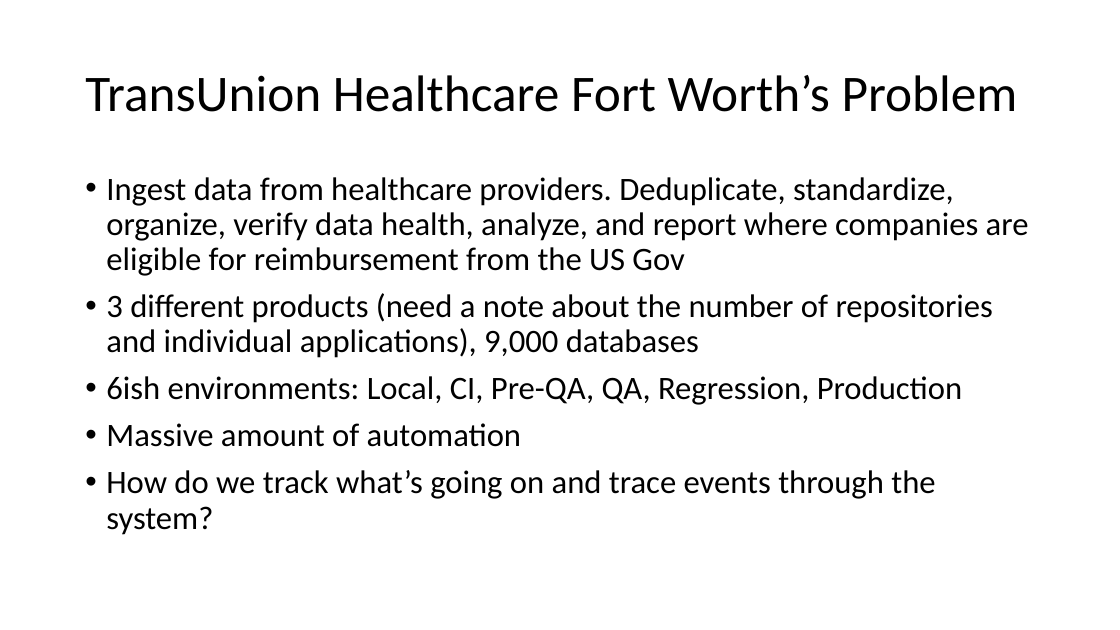
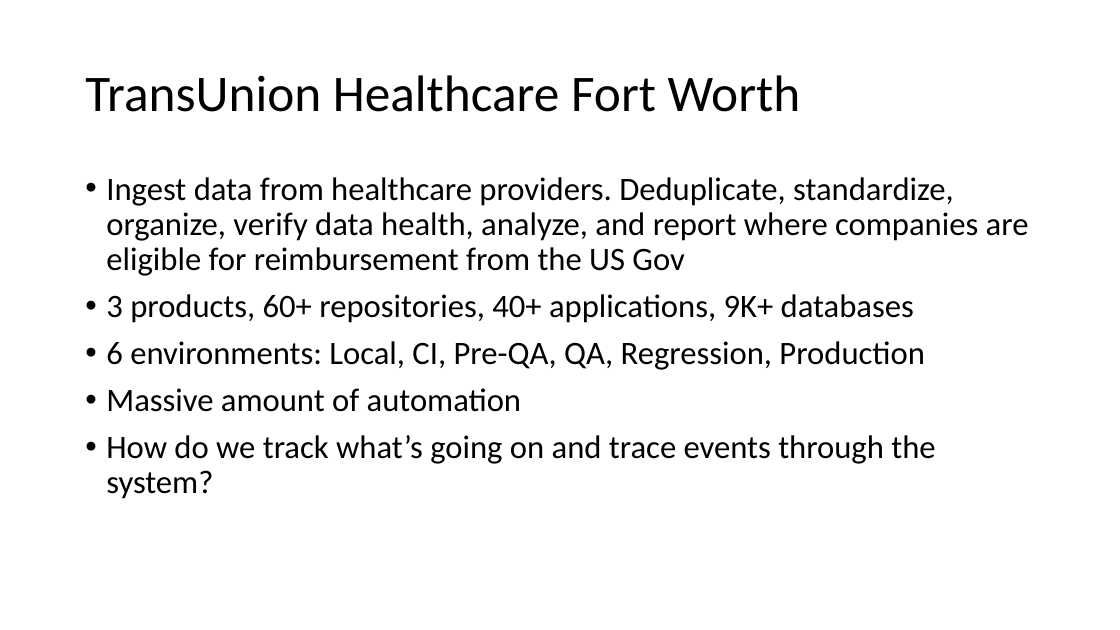
Before and after one commit to mason-mcglothlin/structured-logging-talk, a slide deck: slide 3 of StructuredLogging.pptx. Drawn at 1120x630 pixels with LibreOffice and Linux fonts; fonts in the diff are those of the drawing. Boxes give left, top, right and bottom in pixels: in the first picture for what was removed or moved away, otherwise in the second. Text is boxed around its words. In the diff, an @@ line names an element or a change of style, - is before the commit and + after.

```diff
--- a/StructuredLogging.pptx
+++ b/StructuredLogging.pptx
@@ title at <box>85,75,801,112</box>: text changed @@
-TransUnion Healthcare Fort Worth’s Problem
+TransUnion Healthcare Fort Worth
@@ text at <box>106,294,924,370</box>: text changed @@
-• 3 different products (need a note about the number of repositories and individual applications), 9,000 databases
-• 6ish environments: Local, CI, Pre-QA, QA, Regression, Production
+• 3 products, 60+ repositories, 40+ applications, 9K+ databases
+• 6 environments: Local, CI, Pre-QA, QA, Regression, Production
```
Also in this commit, not shown: 4 other slides changed.
